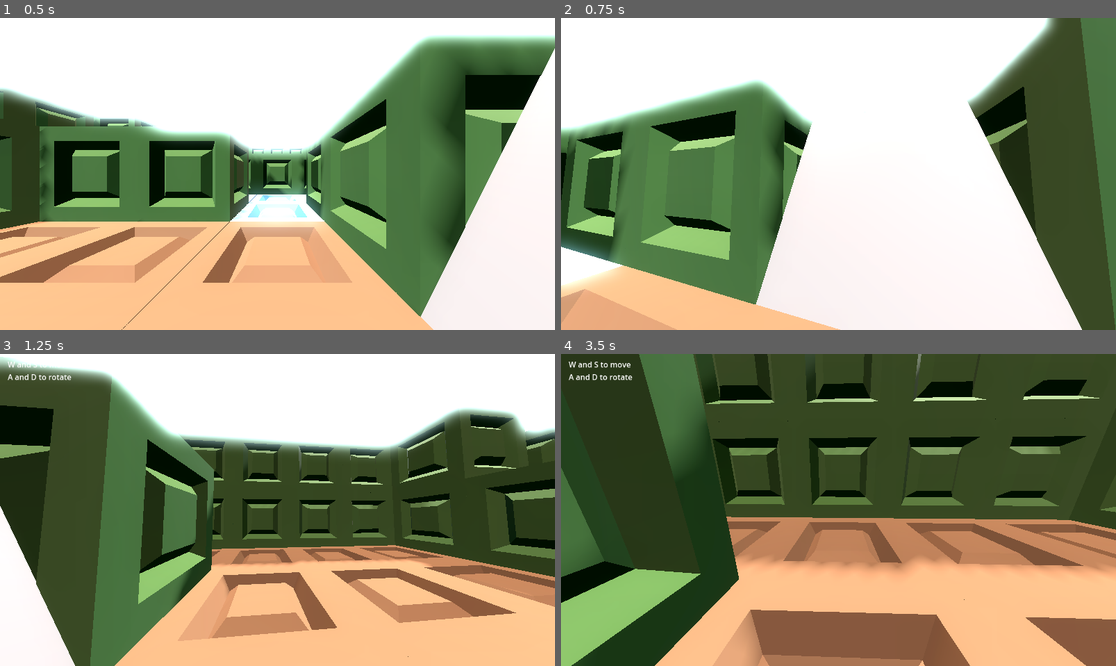
Above: before the commit, frames 1-4 (two rows, left to right).
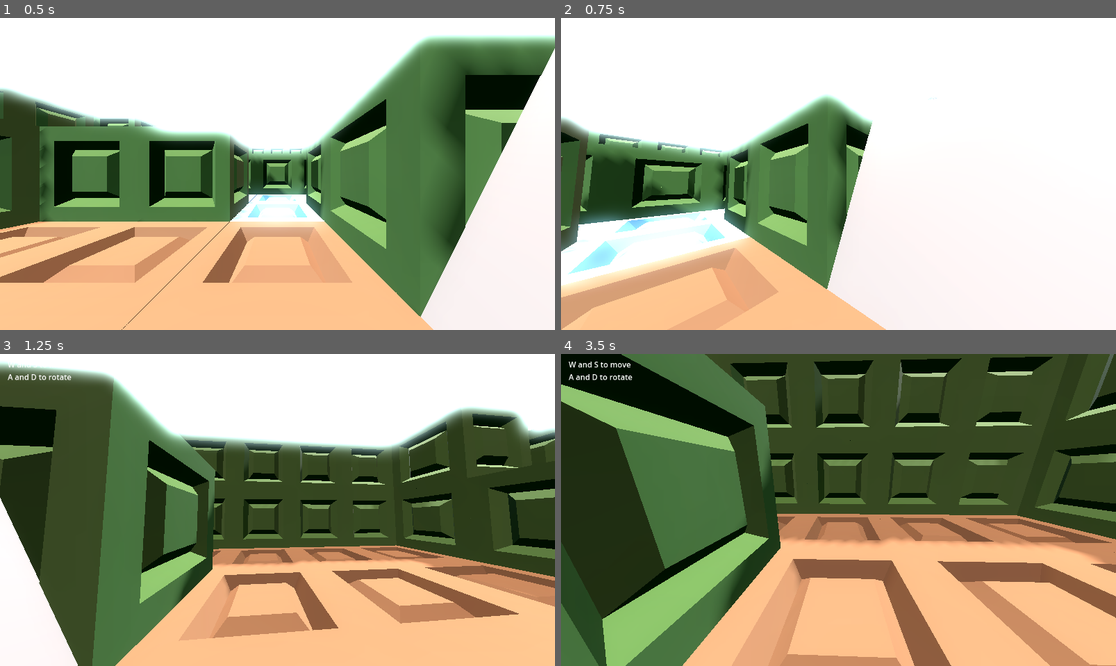
Above: after the commit, the same moments.

Repository: anderada/Project_Whatever
Game: Godot game, scene res://Scenes/testScene.tscn
Two runs of this game, one before a commit and one after it. Both use one fixed random seed, a clock stepped at 60 frames per second and the inputs below.
Inputs (mouse positions are in pixels of both pictures, inside the frame that each line leads up to):
- Up to frame 1 (0.5 s): no input
- Up to frame 2 (0.75 s): tap Enter at 0.5 s; move the mouse to (960, 158) at 0.52 s; hold D from 0.53 s (still down)
- Up to frame 3 (1.25 s): keep holding D
- Up to frame 4 (3.5 s): move the mouse to (727, 525) at 1.27 s; release D at 1.28 s; hold S 1.28-2.03 s; tap Space at 2 s; move the mouse to (894, 441) at 2.02 s; hold D 2.03-2.78 s; move the mouse to (810, 572) at 2.77 s; hold W from 2.78 s (still down)

Frame 1 is identical in both runs. In frame 2, 46% of the frame differs, in the area x 0-100%, y 0-100%; in frame 3, 3.5%; in frame 4, 57%.

Commit message:
camera shake

Diff:
--- a/Game/Scenes/testScene.tscn
+++ b/Game/Scenes/testScene.tscn
@@ -21,8 +21,8 @@
 point_count = 2
 
 [sub_resource type="Curve" id="Curve_ou3iv"]
-_data = [Vector2(0, 0), 0.0, -0.245637, 0, 0, Vector2(0.321053, 0), 0.368455, 0.368455, 0, 0, Vector2(0.705263, 0.945055), 1.25275, 1.25275, 0, 0, Vector2(0.921053, 1), 0.0, 0.0, 0, 0, Vector2(1, 1), 0.0, 0.0, 0, 0]
-point_count = 5
+_data = [Vector2(0, 0), 0.0, -0.245637, 0, 0, Vector2(0.321053, 0), 0.835163, 0.835163, 0, 0, Vector2(1, 1), 0.0, -1.04401, 0, 0]
+point_count = 3
 
 [sub_resource type="Sky" id="Sky_7khwp"]
 
@@ -43,6 +43,10 @@
 fog_depth_end = 86.0
 volumetric_fog_enabled = true
 volumetric_fog_albedo = Color(0.590301, 1, 0.949091, 1)
+
+[sub_resource type="Curve" id="Curve_kfd2c"]
+_data = [Vector2(0, 0), 0.0, 0.0, 0, 0, Vector2(0.347368, 0.461538), 2.71429, 2.71429, 0, 0, Vector2(0.673684, 1), 0.0, 0.0, 0, 0, Vector2(0.857895, 0.285714), -4.42146, -4.42146, 0, 0, Vector2(1, 0), 0.0, 0.0, 0, 0]
+point_count = 5
 
 [node name="Test Scene" type="Node3D"]
 
@@ -81,7 +85,7 @@
 [node name="Player" type="Node3D" parent="." node_paths=PackedStringArray("mazeRef")]
 transform = Transform3D(-4.37114e-08, 0, 1, 0, 1, 0, -1, 0, -4.37114e-08, 3, 0, 3)
 script = ExtResource("2_6b51s")
-moveTime = 0.3
+moveTime = 0.35
 walkCurve = SubResource("Curve_x6p1d")
 slideInCurve = SubResource("Curve_mdgxm")
 slideCurve = SubResource("Curve_u7dom")
@@ -91,11 +95,14 @@
 mazeRef = NodePath("../GridMap")
 
 [node name="Camera3D" type="Camera3D" parent="Player"]
+unique_name_in_owner = true
 transform = Transform3D(1, 0, 0, 0, 1, 0, 0, 0, 1, 0, 1, 0)
 environment = SubResource("Environment_f8dpp")
 fov = 95.0
 near = 0.001
 script = ExtResource("3_iyvod")
+cameraShake = SubResource("Curve_kfd2c")
+cameraShakeIntensity = 0.1
 
 [node name="Label" type="Label" parent="."]
 offset_left = 16.0
--- a/Game/Scripts/cameraMovement.gd
+++ b/Game/Scripts/cameraMovement.gd
@@ -6,6 +6,11 @@
 var previousMousePos
 var mouseStillTime = 0
 @export var hideMouseTime : float = 2
+@export var cameraShake : Curve
+@export var cameraShakeIntensity : float
+var shakeClock = 0
+var shakeItteration = 0
+@export var shakeTime : float
 
 # Called every frame. 'delta' is the elapsed time since the previous frame.
 func _process(delta: float) -> void:
@@ -25,3 +30,15 @@
 
 	#rotate camera
 	rotation_degrees = Vector3(-((mousePos.y - (get_viewport().size.y / 2))) * verticalDegrees / 360,-((mousePos.x - (get_viewport().size.x / 2))) * horizontalDegrees / 360,0)
+
+	shakeClock -= delta
+	shakeItteration -= delta
+	if(shakeClock >= 0):
+		if(shakeItteration <=0):
+			shakeItteration = min(shakeTime, shakeClock)
+		position = Vector3(0, 1 + cameraShake.sample((shakeTime - shakeItteration)/shakeTime) * cameraShakeIntensity ,0)
+
+func startShake(frequency: float, ammount: int) -> void:
+	shakeTime = frequency
+	shakeClock = frequency * ammount
+	shakeItteration = frequency
--- a/Game/Scripts/playerMovement.gd
+++ b/Game/Scripts/playerMovement.gd
@@ -20,6 +20,7 @@
 var lastMove : Vector2
 var playerInput = Vector2(0,0)
 var sliding = false
+var goingUpStairs = false
 
 # Called when the node enters the scene tree for the first time.
 func _ready() -> void:
@@ -79,7 +80,6 @@
 		moveClock = moveTime
 		lastMove = nextSpace
 		setMoveCurve()
-		print("foreward")
 	#backwards
 	if(playerInput.x == -1 && moveClock <= -1 && !sliding):
 		previousPosition = position
@@ -112,9 +112,7 @@
 		if(block != -1 && block != 3):
 			stopPlayer()
 		if(block == 3):
-			targetPosition.x += lastMove.x
-			targetPosition.y += 1
-			targetPosition.z += lastMove.y
+			startStairs(1)
 
 		#check feet collision
 		blockPos = mazeRef.local_to_map(targetPosition)
@@ -122,19 +120,24 @@
 		if(block == -1):
 			stopPlayer()
 		if(block == 3):
-			targetPosition.x += lastMove.x
-			targetPosition.y -= 1
-			targetPosition.z += lastMove.y
+			startStairs(-1)
 
 	#move player
 	if(moveClock >= 0):
-		position = Vector3(moveCurve.sample((moveTime - moveClock)/moveTime) * (targetPosition - previousPosition) + previousPosition)
+
+		#take longer to go up stairs
+		if(goingUpStairs):
+			if(position.distance_to(targetPosition) < 0.05):
+				position = targetPosition
+			else:
+				position = Vector3(moveCurve.sample((moveTime * 2) - moveClock)/(moveTime * 2) * (targetPosition - previousPosition) + previousPosition)
+		else:
+			position = Vector3(moveCurve.sample((moveTime - moveClock)/moveTime) * (targetPosition - previousPosition) + previousPosition)
+
 	#make sure player is at centre of tile when stopped
 	elif(moveClock >= -0.5):
 		moveClock = -1
 		stopPlayer()
-		print("stop")
-		print(position)
 		#check ice
 		var blockPos = mazeRef.local_to_map(position)
 		var block = mazeRef.get_cell_item(blockPos)
@@ -162,7 +165,16 @@
 	targetPosition = position
 	previousPosition = position
 	sliding = false
+	goingUpStairs = false
 	moveClock = -1
+
+func startStairs(offset : int) -> void:
+	targetPosition.x += lastMove.x
+	targetPosition.y += offset
+	targetPosition.z += lastMove.y
+	moveClock = moveTime * 2
+	goingUpStairs = true
+	%Camera3D.startShake(moveTime, 0)
 
 func setMoveCurve() -> void:
 	var blockPos = mazeRef.local_to_map(position)
@@ -177,3 +189,4 @@
 		moveCurve = slideOutCurve
 	else:
 		moveCurve = walkCurve
+		%Camera3D.startShake(moveTime, 1)
Not shown: 7 places in Game/Assets/Tile Sets/testTileSet3.tres that only renumber resources
Not shown: 1 places in Game/Scenes/testScene.tscn that only renumber resources
Not shown, changed: Builds/Linux/W3_Linux.x86_64
Not shown, changed: Builds/Windows/W3_Windows.exe
